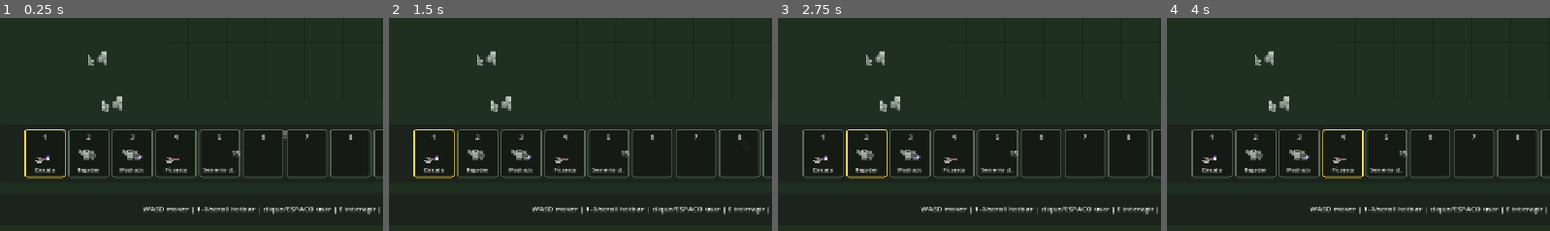
Above: before the commit, frames 1-4 (left to right).
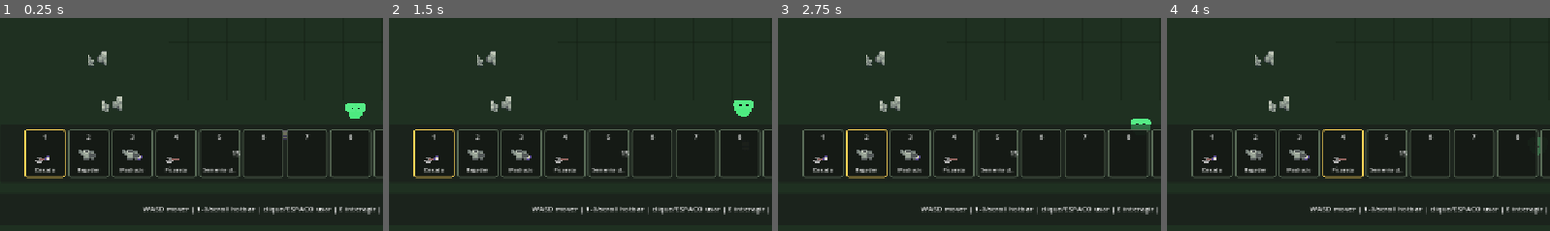
Above: after the commit, the same moments.

Repository: HelioConde/GameSlime
Game: Godot game, scene res://scenes/world/main.tscn
Same seed, same stepped clock (60 frames per second), same inputs: the game is played once before the commit and once after it.
Inputs (mouse positions are % of the whole screen's width and height, from its top left):
- Up to frame 1 (0.25 s): no input
- Up to frame 2 (1.5 s): tap Enter at 0.5 s; move the mouse to (72, 45) at 0.52 s; hold D 0.53-1.28 s; tap E at 0.6 s; click (72, 45) at 0.67 s; tap Space at 0.77, 1.25 s; move the mouse to (30, 55) at 1.27 s; hold S from 1.28 s (still down); tap 1 at 1.35 s
- Up to frame 3 (2.75 s): tap Space at 1.52 s; move the mouse to (60, 28) at 2.02 s; release S at 2.03 s; hold D from 2.03 s (still down); tap 2 at 2.1 s
- Up to frame 4 (4 s): move the mouse to (45, 70) at 2.77 s; release D at 2.78 s; hold W 2.78-3.53 s; tap 3 at 2.85 s; click (45, 70) at 2.92 s; tap Space at 3.02, 3.77 s; tap Enter at 3.5 s; move the mouse to (80, 65) at 3.52 s; hold A from 3.53 s (still down); tap 4 at 3.6 s
The pictures show only the part of the screen within x 13-63%, y 50-100%; the shares and areas given below are measured in that part.

The runs differ from the first frame. In frame 1, 0.3% of the frame differs, in the area x 90-96%, y 40-48%; in frame 2, 0.3%, in the area x 89-96%, y 38-47%; in frame 3, 0.3%; in frame 4, less than 0.1%.

Commit message:
feat: add first green slime to farm

Diff:
--- a/scenes/world/main.tscn
+++ b/scenes/world/main.tscn
@@ -13,6 +13,7 @@
 [ext_resource type="PackedScene" path="res://scenes/world/tool_upgrade_station.tscn" id="11_upgrade"]
 [ext_resource type="PackedScene" path="res://scenes/world/large_stump.tscn" id="12_stump"]
 [ext_resource type="PackedScene" path="res://scenes/world/large_boulder.tscn" id="13_boulder"]
+[ext_resource type="PackedScene" path="res://scenes/slimes/slime_creature.tscn" id="14_slime"]
 
 [node name="Main" type="Node2D"]
 texture_filter = 1
@@ -58,6 +59,9 @@
 [node name="LargeBoulderGate" parent="." instance=ExtResource("13_boulder")]
 position = Vector2(250, 330)
 
+[node name="GreenSlimeA" parent="." instance=ExtResource("14_slime")]
+position = Vector2(760, 520)
+
 [node name="Player" parent="." instance=ExtResource("2_player")]
 position = Vector2(640, 560)
 
Not shown: 1 places in scenes/world/main.tscn that only renumber resources
